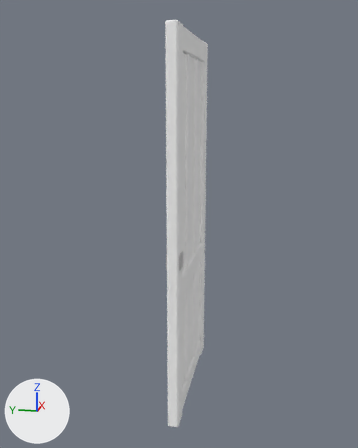
Before and after pictures for a commit that changed the glTF model assets/doors/doorway_door_10.glb.
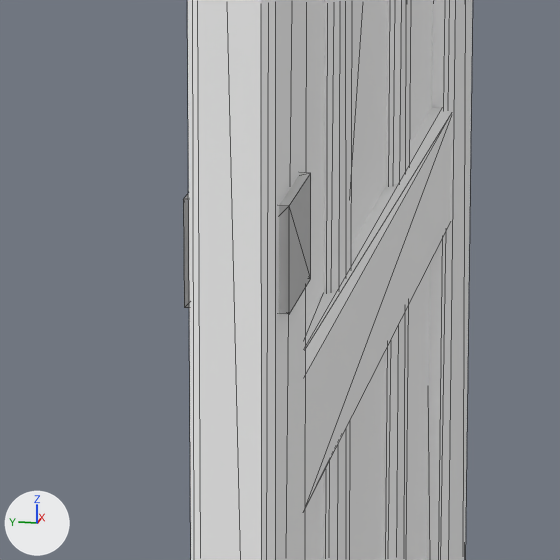
Old and new are each drawn whole from a camera (50 mm lens) standing at (-2.718, 8.515, 1.682) and looking at (-0.013, 9.056, 1.006) and again close up on the part from 39% to 61% of the width and 51% to 68% of the height. Lighting does not change. The marker at lower left points along +X, +Y and +Z. The close-ups show mesh edges as thin lines. Where no turn or scale is listed for an object, it has been applied to the vertices.

Names of what the first close-up shows: 'doorway_door_10'.
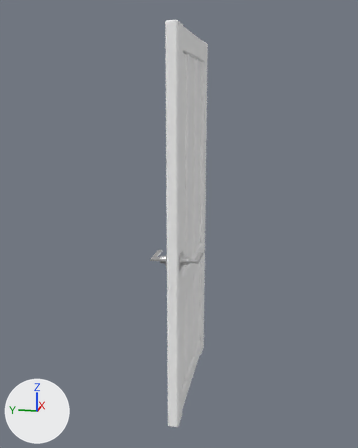
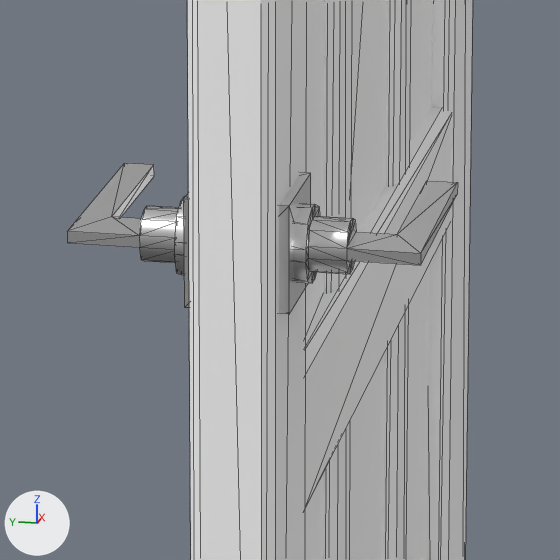
Commit message: update door assets

Changed parts and their boxes [x1, y1, x2, y2] in the close-ups (560 x 560 px):
```json
{"object": "doorway_handle_10", "change": "added", "after": [67, 163, 458, 283]}
```

Edits to the scene script, one JSON object a line:
```json
{"op": "add", "block": "me_mesh_029", "code": ["me_mesh_029 = bpy.data.meshes.new('Mesh.029')", "me_mesh_029.from_pydata(...)  # 96 vertices, 188 faces; spans x -0.426..-0.254, y 8.878..9.122, z 0.888..0.942", "me_mesh_029.materials.append(mat_metal_material)  # white #e7e7e7"]}
{"op": "add", "block": "ob_doorway_handle_10", "code": ["ob_doorway_handle_10 = bpy.data.objects.new('doorway_handle_10', me_mesh_029)", "ob_doorway_handle_10.location = (0.0, 0.0, 0.0)"]}
```
